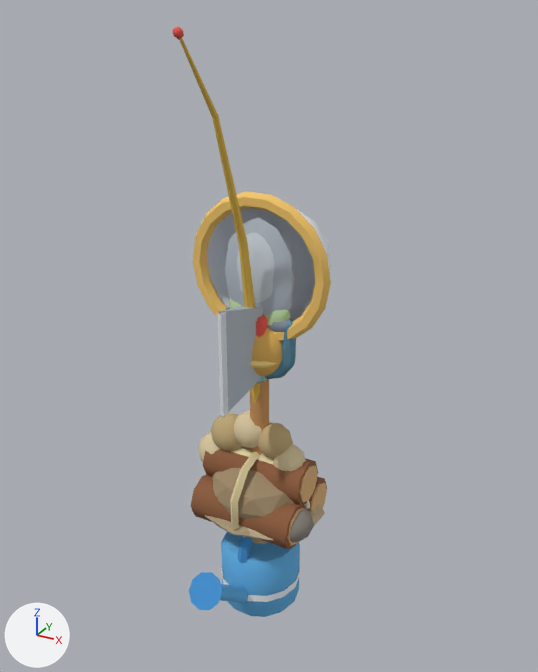
The glTF model assets/models/items.glb as it was, and as the next commit left it.
One viewpoint serves both versions: a camera (50 mm lens) standing at (1.17, -2.05, 1.78) and looking at (0.02, 0.04, 0.73). Every picture has the same lights, and +X, +Y and +Z are marked at lower left. The older version comes first. Where no turn or scale is listed for an object, it has been applied to the vertices.

The first picture shows 'fossil', 'fossil_ammonite', 'hunt_bell', 'mat_wood', 'tool_axe', 'tool_can', 'tool_net', 'tool_rod__main', 'tool_shovel' and 5 more.
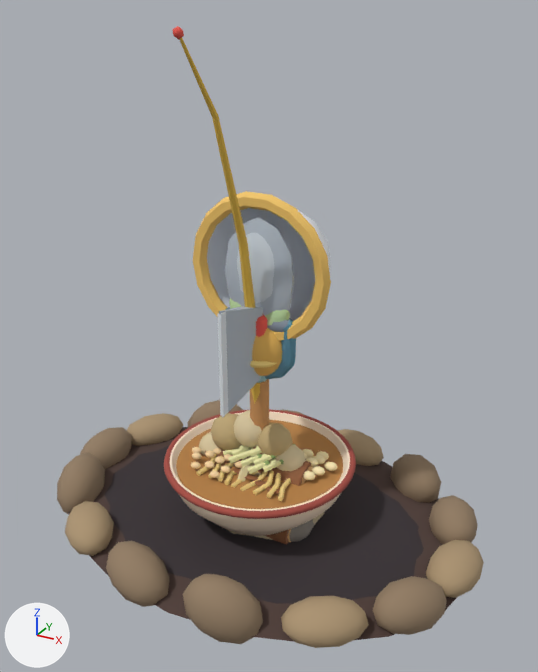
The change, as a diff of the scene's bpy script:
```diff
--- a/assets/models/items.glb.py
+++ b/assets/models/items.glb.py
@@ ob_story_hollow @@
+ob_story_hollow = bpy.data.objects.new('story_hollow', me_story_hollow)  # 912 vertices, 1760 faces; spans x -0.84..0.84, y -0.63..0.63, z -0.06..0.15; in mat_c_503d37 (brown #503d37), mat_c_362e32 (dark grey #362e32), mat_c_ac9472 (beige #ac9472), mat_c_937d64 (brown #937d64)
+ob_story_hollow.location = (0.0, 0.0, 0.0)
@@ ob_story_ramen__sprouts @@
+ob_story_ramen__sprouts = bpy.data.objects.new('story_ramen__sprouts', me_story_ramen__sprouts)  # 624 vertices, 1040 faces; spans x -0.126..0.164, y -0.127..0.085, z 0.248..0.344; in mat_c_e7e4a8 (beige #e7e4a8), mat_c_8ba461 (green #8ba461)
+ob_story_ramen__sprouts.location = (0.0, 0.0, 0.0)
@@ ob_story_ramen__sauce @@
+ob_story_ramen__sauce = bpy.data.objects.new('story_ramen__sauce', me_story_ramen__sauce)  # 168 vertices, 320 faces; spans x -0.051..0.169, y -0.167..-0.088, z 0.239..0.247; in mat_c_915c37 (brown #915c37)
+ob_story_ramen__sauce.location = (0.0, 0.0, 0.0)
@@ ob_story_ramen__main @@
+ob_story_ramen__main = bpy.data.objects.new('story_ramen__main', me_story_ramen__main)  # 1746 vertices, 3300 faces; spans x -0.355..0.355, y -0.355..0.355, z 0.0..0.275; in mat_c_f8e3cb (beige #f8e3cb), mat_c_a64e43 (red #a64e43), mat_c_b78145 (orange #b78145), mat_c_efd287 (yellow #efd287), mat_c_ae7254 (brown #ae7254), mat_c_e7b695 (beige #e7b695)
+ob_story_ramen__main.location = (0.0, 0.0, 0.0)
@@ ob_story_ramen__garlic @@
+ob_story_ramen__garlic = bpy.data.objects.new('story_ramen__garlic', me_story_ramen__garlic)  # 546 vertices, 1040 faces; spans x 0.046..0.283, y -0.047..0.134, z 0.238..0.282; in mat_c_fbe8b4 (beige #fbe8b4)
+ob_story_ramen__garlic.location = (0.0, 0.0, 0.0)
@@ ob_story_ramen__fat @@
+ob_story_ramen__fat = bpy.data.objects.new('story_ramen__fat', me_story_ramen__fat)  # 504 vertices, 960 faces; spans x -0.246..-0.018, y -0.196..-0.017, z 0.241..0.279; in mat_c_f6d5a3 (beige #f6d5a3)
+ob_story_ramen__fat.location = (0.0, 0.0, 0.0)
```

Changed parts and their boxes [x1, y1, x2, y2] in the pictures (538 x 672 px):
'story_hollow', added
    after: [57, 400, 484, 648]
    faces in mat_c_362e32 (dark grey #362e32): [104, 446, 424, 604]
    faces in mat_c_937d64 (brown #937d64): [57, 400, 478, 644]
    faces in mat_c_ac9472 (beige #ac9472): [65, 413, 484, 648]
    faces in mat_c_503d37 (brown #503d37): [68, 427, 456, 641]
'story_ramen__main', added
    after: [164, 409, 356, 536]
    faces in mat_c_b78145 (orange #b78145): [176, 420, 343, 509]
    faces in mat_c_f8e3cb (beige #f8e3cb): [169, 412, 350, 536]
    faces in mat_c_a64e43 (red #a64e43): [164, 409, 356, 519]
    faces in mat_c_efd287 (yellow #efd287): [196, 453, 314, 501]
'story_ramen__sprouts', added
    after: [223, 444, 296, 474]
    faces in mat_c_e7e4a8 (beige #e7e4a8): [223, 445, 281, 474]
'story_ramen__fat', added (beige)
    after: [191, 447, 242, 478]
'story_ramen__garlic', added (beige)
    after: [302, 449, 337, 480]
'story_ramen__sauce', added
    after: [233, 468, 280, 494]
'tool_can', unchanged, covered by the edit
    before: [189, 532, 300, 617]
'mat_wood', unchanged, covered by the edit
    before: [191, 449, 327, 550]
    after: [192, 449, 315, 545]
'fossil', unchanged, covered by the edit
    before: [212, 468, 295, 519]
    after: [255, 472, 261, 476]
